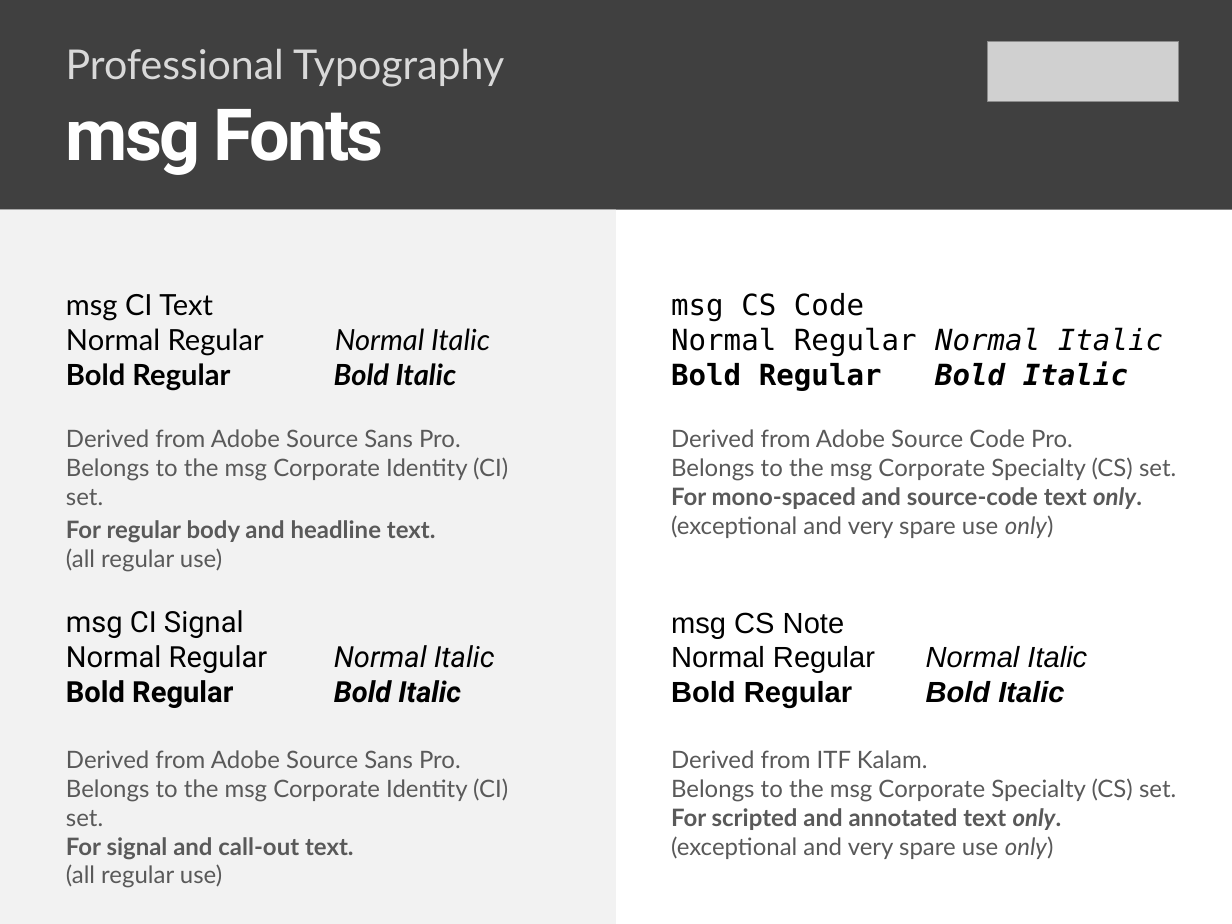
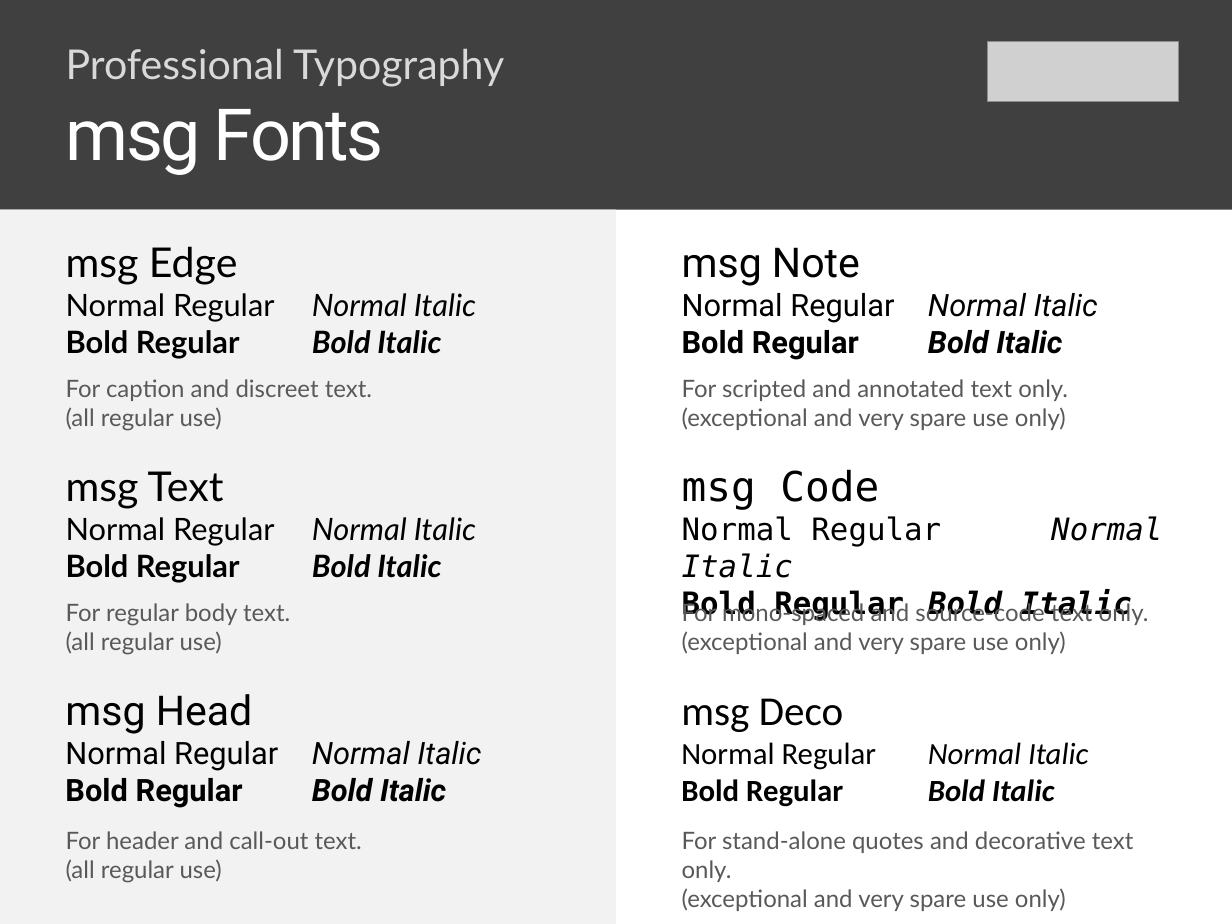
Before and after one commit to rse/pptx-surgeon, a slide deck: slide 1 of sample.pptx. Drawn at 1232x924 pixels with LibreOffice and Linux fonts; fonts in the diff are those of the drawing; grey boxes stand for pictures. Boxes give left, top, right and bottom in pixels: in the first picture for what was removed or moved away, otherwise in the second. Text is boxed around its words. In the diff, an @@ line names an element or a change of style, - is before the commit and + after.

Commit message:
update sample PPTX

```diff
--- a/sample.pptx
+++ b/sample.pptx
@@ text "Professional Typography msg Fonts" at [66,49,504,175]: bold off in "msg Fonts" @@
@@ text at [66,246,476,583]: text changed; size 17 to 18 pt @@
-msg CI Text
-Normal Regular Normal Italic
-Bold Regular Bold Italic
+msg Edge
+Normal Regular Normal Italic
+Bold Regular Bold Italic
@@ text at [682,247,1132,621]: text changed; size 17 to 18 pt; font DejaVu Sans Mono to Roboto @@
-msg CS Code
-Normal Regular Normal Italic
-Bold Regular Bold Italic
+msg Note
+Normal Regular Normal Italic
+Bold Regular Bold Italic
@@ text at [66,379,372,431]: text changed @@
-Derived from Adobe Source Sans Pro.
-Belongs to the msg Corporate Identity (CI) set.
-For regular body and headline text.
-(all regular use)
+For caption and discreet text.
+(all regular use)
@@ text at [682,379,1068,430]: text changed @@
-Derived from Adobe Source Code Pro.
-Belongs to the msg Corporate Specialty (CS) set.
-For mono-spaced and source-code text only.
-(exceptional and very spare use only)
+For scripted and annotated text only.
+(exceptional and very spare use only)
@@ text added at [65,471,756,808], 18 pt, text #000000 @@
+msg Text
+Normal Regular Normal Italic
+Bold Regular Bold Italic
@@ text added at [681,469,1162,807], 18 pt, text #000000 @@
+msg Code
+Normal Regular Normal Italic
+Bold Regular Bold Italic
@@ text added at [66,603,290,655], 14 pt, text #595959 @@
+For regular body text.
+(all regular use)
@@ text added at [682,600,1149,654], 14 pt, text #595959 @@
+For mono-spaced and source-code text only.
+(exceptional and very spare use only)
@@ text at [65,694,481,802]: text changed; size 17 to 18 pt @@
-msg CI Signal
-Normal Regular Normal Italic
-Bold Regular Bold Italic
+msg Head
+Normal Regular Normal Italic
+Bold Regular Bold Italic
@@ text at [681,698,1088,802]: text changed; size 17 to 18 pt; font Arial to Calibri @@
-msg CS Note
-Normal Regular Normal Italic
-Bold Regular Bold Italic
+msg Deco
+Normal Regular Normal Italic
+Bold Regular Bold Italic
@@ text at [66,831,362,883]: text changed @@
-Derived from Adobe Source Sans Pro.
-Belongs to the msg Corporate Identity (CI) set.
-For signal and call-out text.
-(all regular use)
+For header and call-out text.
+(all regular use)
@@ text at [682,831,1134,911]: text changed @@
-Derived from ITF Kalam.
-Belongs to the msg Corporate Specialty (CS) set.
-For scripted and annotated text only.
-(exceptional and very spare use only)
+For stand-alone quotes and decorative text only.
+(exceptional and very spare use only)
```
